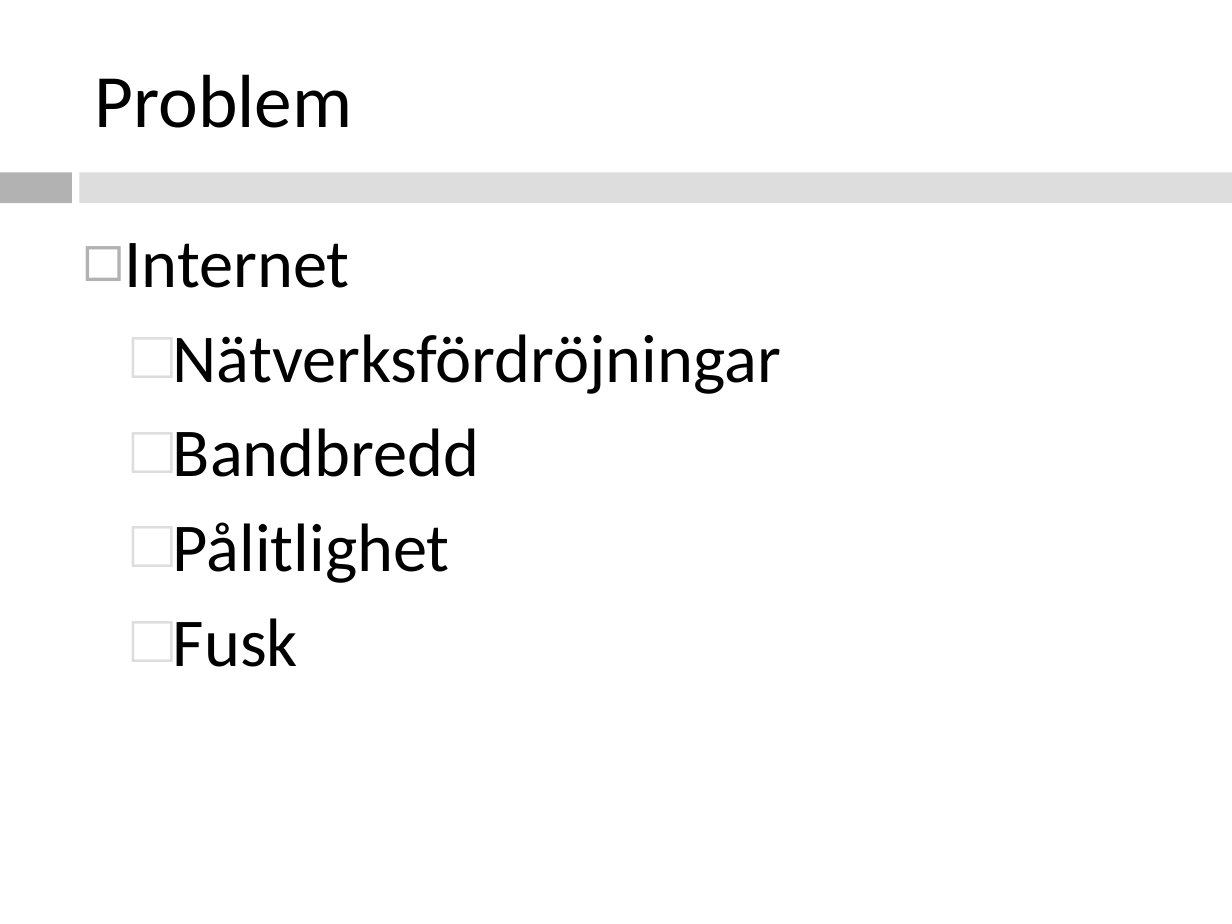
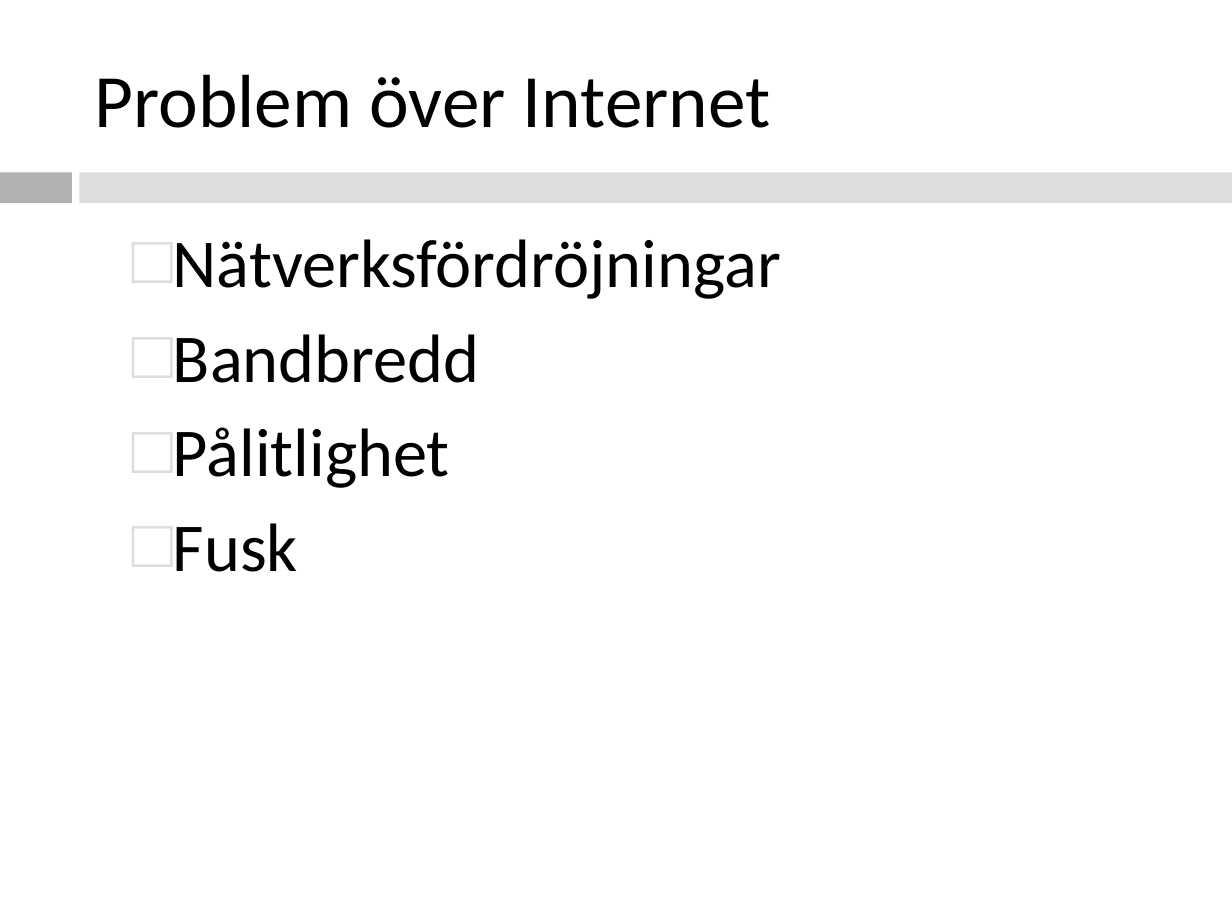
Before and after one commit to southor/planet, a slide deck: slide 4 of presentation/Natverksspel.ppt. Drawn at 1232x924 pixels with LibreOffice and Linux fonts; fonts in the diff are those of the drawing. Boxes give left, top, right and bottom in pixels: in the first picture for what was removed or moved away, otherwise in the second. Text is boxed around its words. In the diff, an @@ line names an element or a change of style, - is before the commit and + after.

```diff
--- a/presentation/Natverksspel.ppt
+++ b/presentation/Natverksspel.ppt
@@ text at bbox=[95, 74, 771, 128]: text changed @@
-Problem
+Problem över Internet
@@ text at bbox=[125, 243, 350, 288]: paragraph removed @@
-◻ Internet
```
Also in this commit, not shown: 3 other slides changed, 3 slides added, 1 slide removed.
